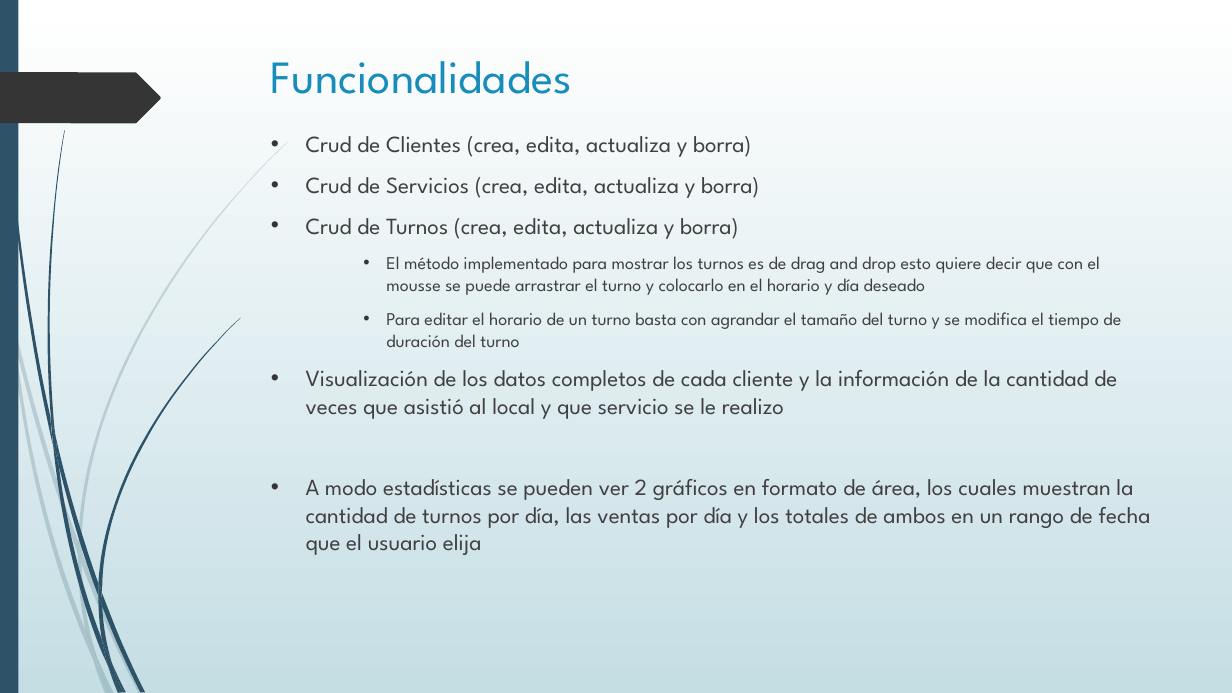
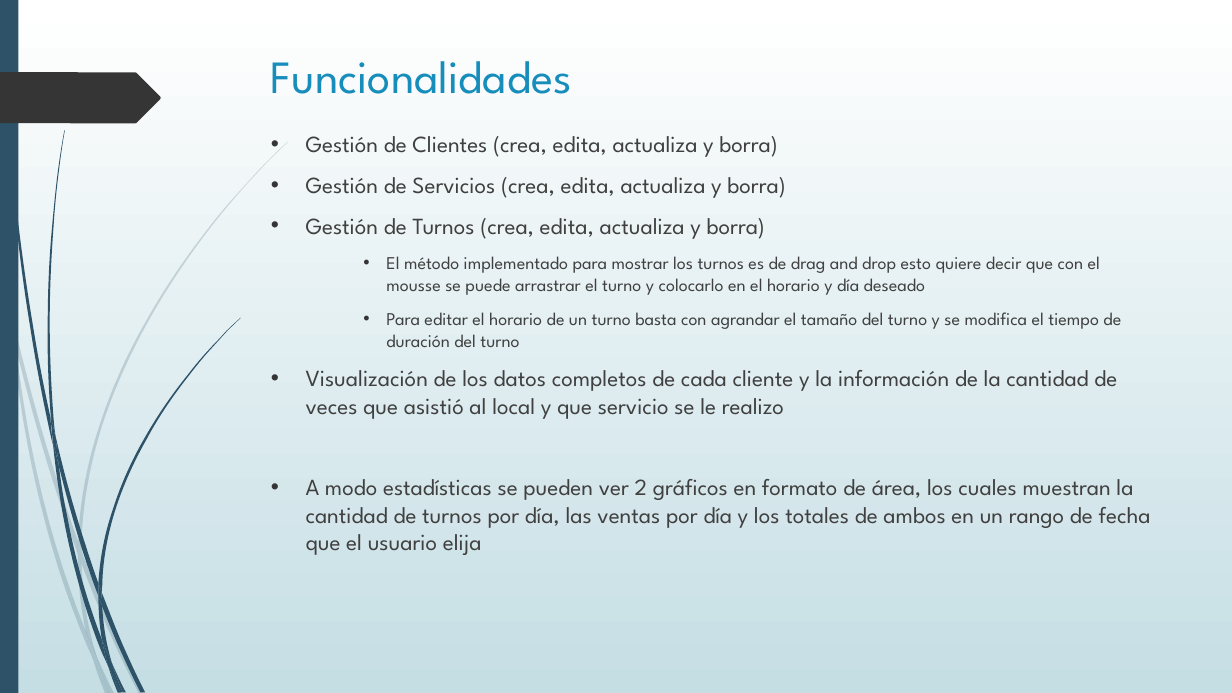
Before and after one commit to MarcosIscovich/ProyectoPeluImagen, a slide deck: slide 4 of Documentacion/PresentaciónProyectoFinal.pptx. Drawn at 1232x693 pixels with LibreOffice and Linux fonts; fonts in the diff are those of the drawing. Boxes give left, top, right and bottom in pixels: in the first picture for what was removed or moved away, otherwise in the second. Text is boxed around its words. In the diff, an @@ line names an element or a change of style, - is before the commit and + after.

```diff
--- a/Documentacion/PresentaciónProyectoFinal.pptx
+++ b/Documentacion/PresentaciónProyectoFinal.pptx
@@ text at (306,136,785,239): text changed @@
-• Crud de Clientes (crea, edita, actualiza y borra)
-• Crud de Servicios (crea, edita, actualiza y borra)
-• Crud de Turnos (crea, edita, actualiza y borra)
+• Gestión de Clientes (crea, edita, actualiza y borra)
+• Gestión de Servicios (crea, edita, actualiza y borra)
+• Gestión de Turnos (crea, edita, actualiza y borra)
```
Also in this commit, not shown: 1 other slide changed, 1 other file.
